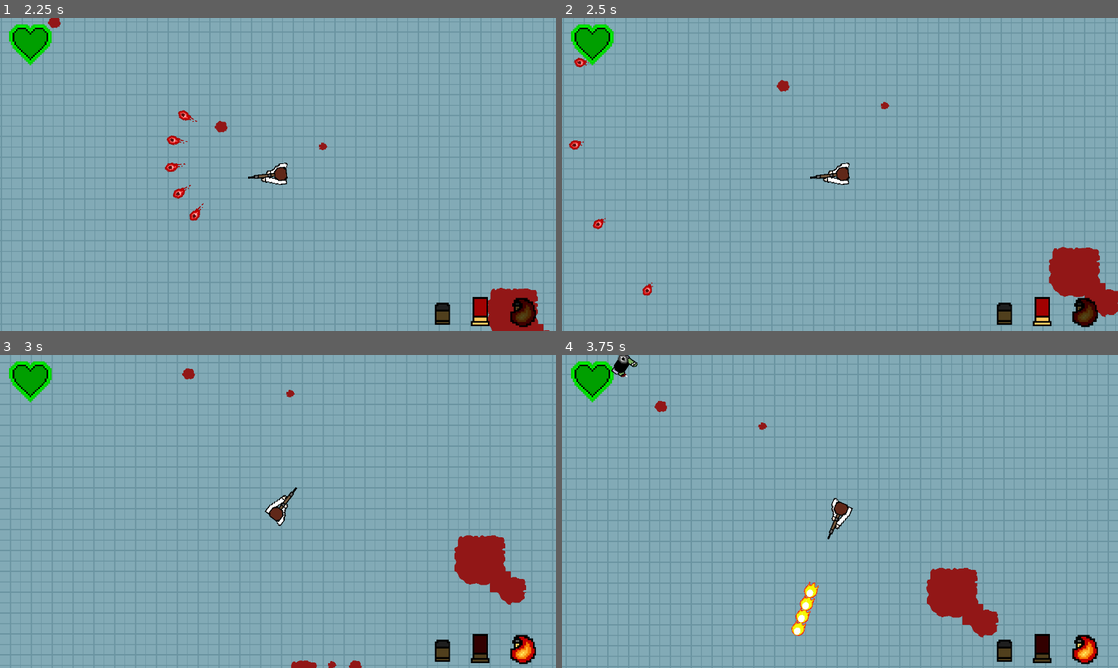
Above: before the commit, frames 1-4 (two rows, left to right).
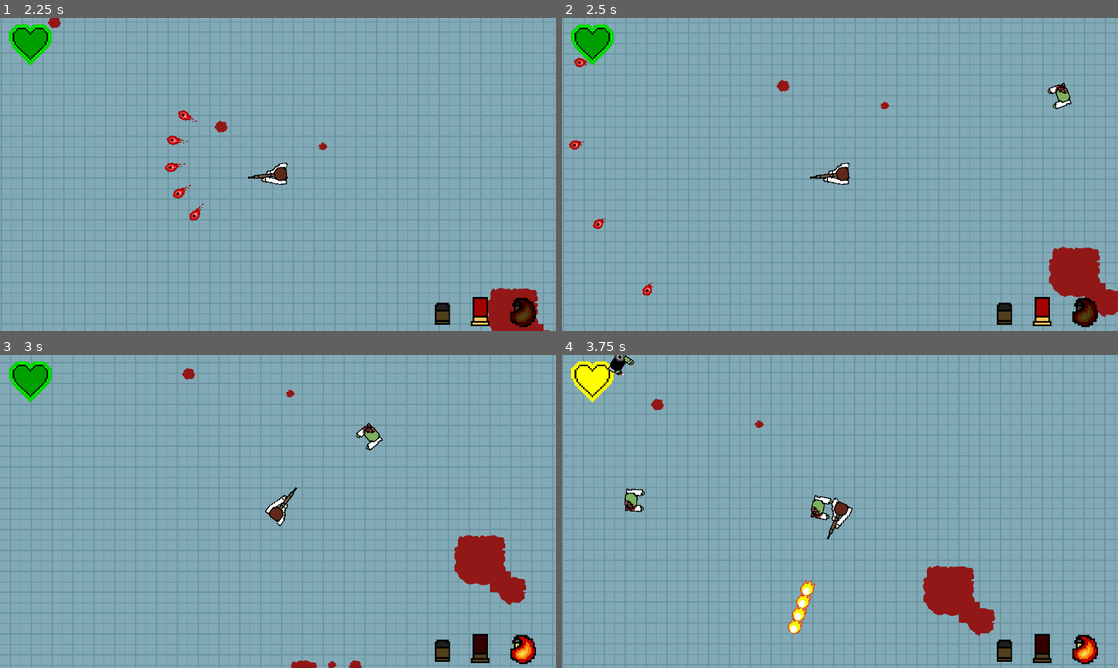
Above: after the commit, the same moments.

Repository: HBailey800/dead_on_arrival
Game: Godot game, scene res://assets/Scenes/start_screen.tscn
Two runs of this game, one before a commit and one after it. Both use one fixed random seed, a clock stepped at 60 frames per second and the inputs below.
Inputs (mouse positions are in pixels of both pictures, inside the frame that each line leads up to):
- Up to frame 1 (2.25 s): click "start" at 0.5 s; tap Enter at 1.25 s; move the mouse to (400, 158) at 1.27 s; hold Right (Right) 1.28-2.03 s; right-click (400, 158) at 1.35 s; move the mouse to (166, 190) at 2.02 s; hold Down (Down) from 2.03 s (still down); click (166, 190) at 2.1 s
- Up to frame 2 (2.5 s): keep holding Down (Down)
- Up to frame 3 (3 s): move the mouse to (333, 442) at 2.77 s; release Down (Down) at 2.78 s; hold Right (Right) from 2.78 s (still down); right-click (333, 442) at 2.85 s
- Up to frame 4 (3.75 s): move the mouse to (812, 574) at 3.52 s; release Right (Right) at 3.53 s; hold Up (Up) from 3.53 s (still down); click (812, 574) at 3.6 s

Frame 1 is identical in both runs. In frame 2, 0.2% of the frame differs, in the area x 87-92%, y 20-30%; in frame 3, 0.2%; in frame 4, 2.2%, in the area x 1-79%, y 0-91%.

Commit message:
New spawner

Diff:
--- a/DeadOnArrival/coding_ii_bullet_hell_project_condensed_v2/assets/Scripts/spawner.gd
+++ b/DeadOnArrival/coding_ii_bullet_hell_project_condensed_v2/assets/Scripts/spawner.gd
@@ -36,7 +36,7 @@
 
 func Countdown():
 	var i = 0
-	while(not get_tree().paused == true):
+	if(not get_tree().paused == true):
 		while (i < enemyNum):
 			var rng = RandomNumberGenerator.new()
 			rng.randomize() # Ensure different results each time
